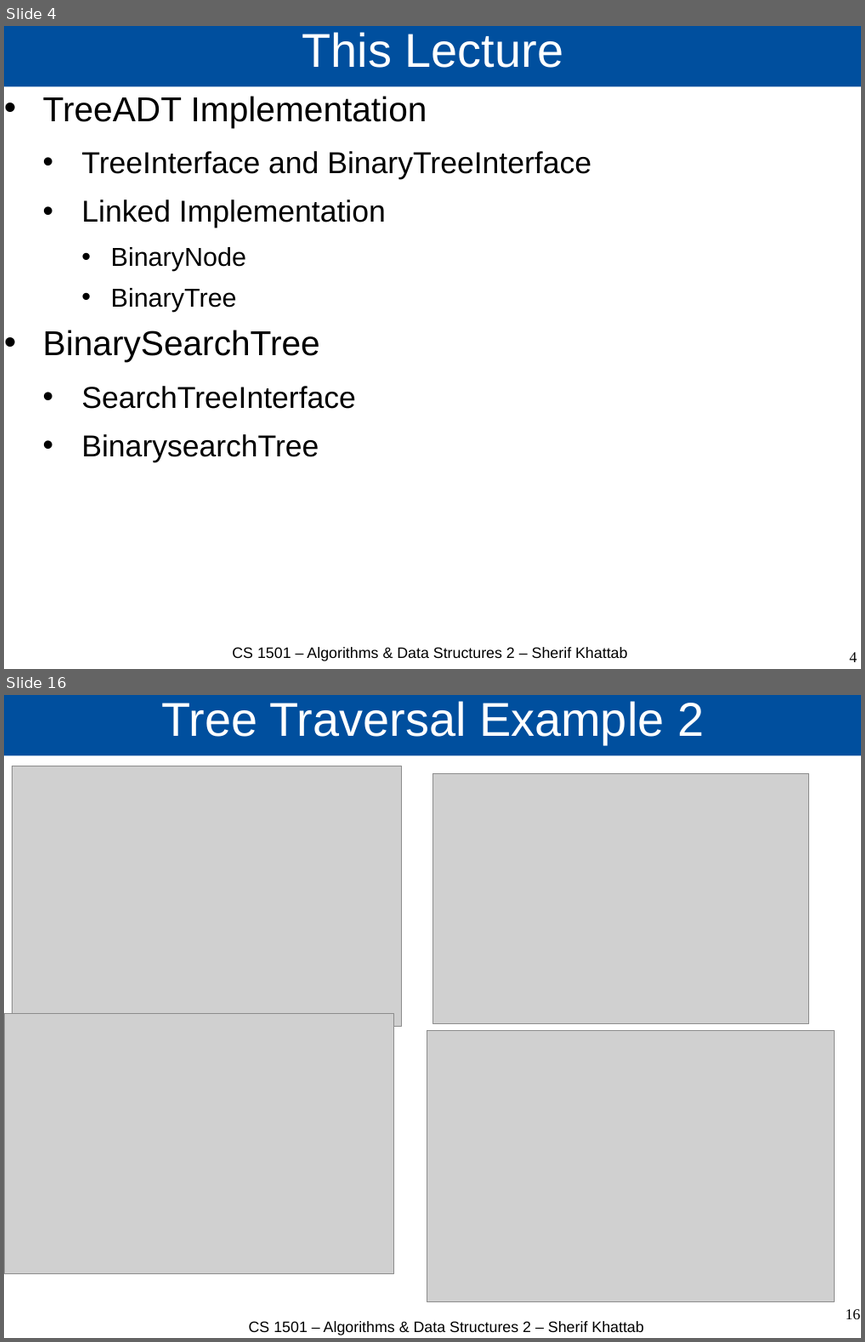
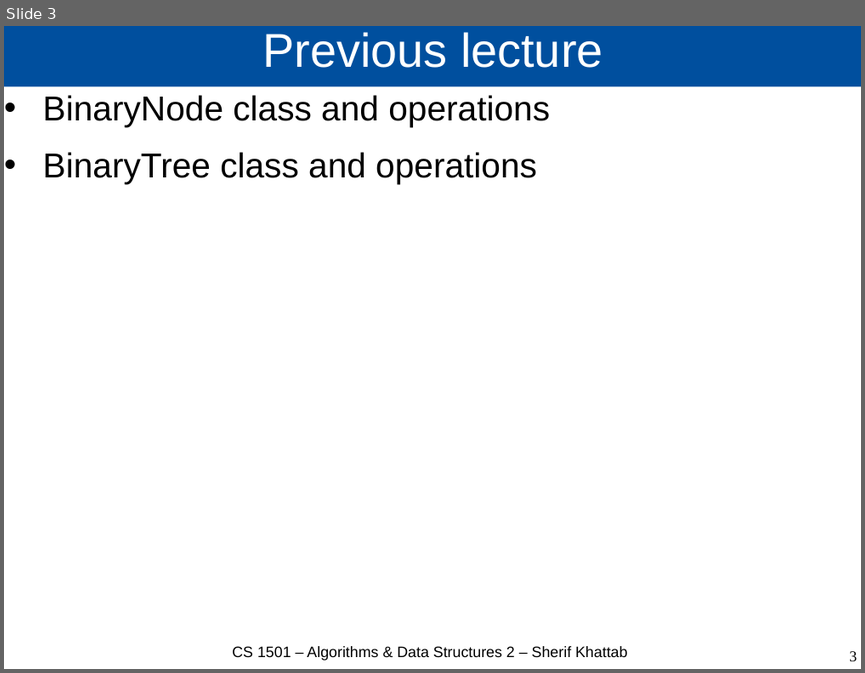
Before and after one commit to cs1501-2224/handouts, a slide deck: DraftSlides/Lecture5.pptx. Shown one above the other, each under a label of ours: slides 4 and 16 before the commit, slide 3 after it; the slides between them are not shown. The pictures are 865x1342 and 865x673 pixels, drawn with LibreOffice and Linux fonts; fonts in the diff are those of the drawing; grey boxes stand for pictures. Boxes give left, top, right and bottom in pixels: in the first picture for what was removed or moved away, otherwise in the second. Text is boxed around its words. In the diff, an @@ line names an element or a change of style, - is before the commit and + after.

```diff
--- a/DraftSlides/Lecture5.pptx
+++ b/DraftSlides/Lecture5.pptx
@@ slide 16 removed at (4,695,861,1338), background #FFFFFF @@
@@ title removed at (4,695,861,756) @@
-Tree Traversal Example 2
@@ picture removed at (12,766,401,1027) @@
@@ picture removed at (433,773,809,1024) @@
@@ picture removed at (4,1014,393,1274) @@
@@ picture removed at (427,1031,834,1302) @@
@@ text removed at (249,1321,643,1335) @@
-CS 1501 – Algorithms & Data Structures 2 – Sherif Khattab
@@ page number removed at (846,1309,861,1319) @@
-16
@@ what was slide 4 is now slide 3 @@
@@ slide 3 changed as well @@
@@ title at (262,32,603,68): text changed @@
-This Lecture
+Previous lecture
@@ text at (43,95,550,184): text changed; size 28 to 32 pt @@
-• TreeADT Implementation
-  • TreeInterface and BinaryTreeInterface
-  • Linked Implementation
-    • BinaryNode
-    • BinaryTree
-• BinarySearchTree
-  • SearchTreeInterface
-  • BinarysearchTree
+• BinaryNode class and operations
+• BinaryTree class and operations
@@ page number at (849,651,857,661): text changed @@
-4
+3
```
Also in this commit, not shown: 3 other slides changed, 1 slide added, 11 other slides removed, 2 other files.
